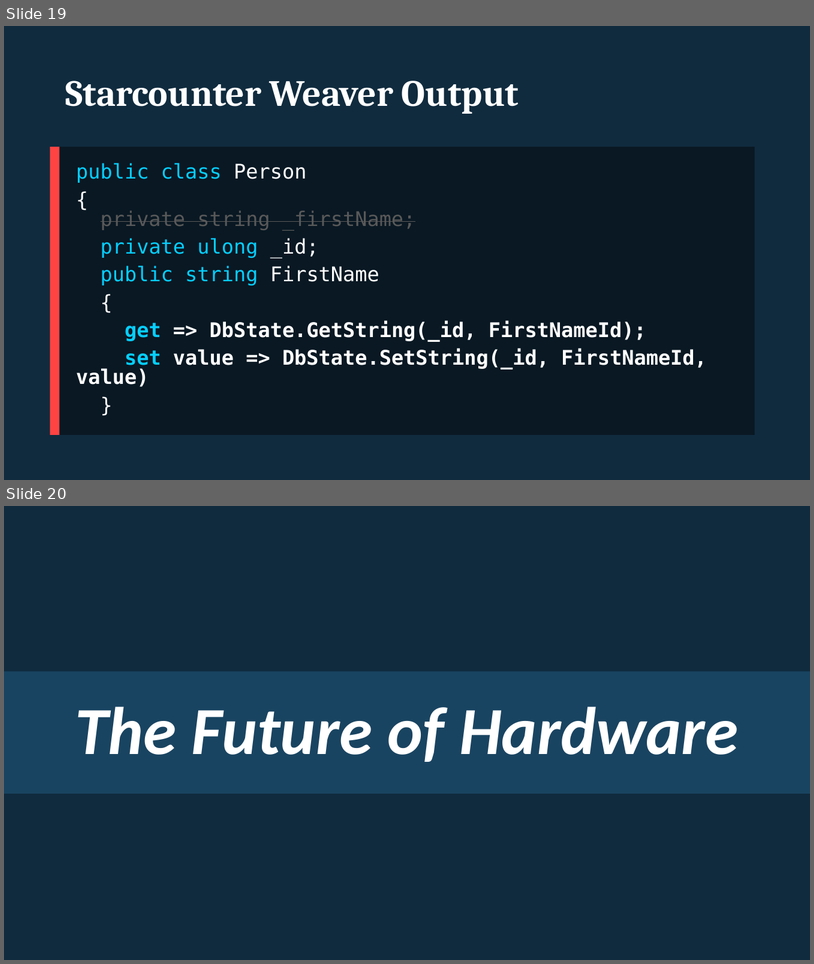
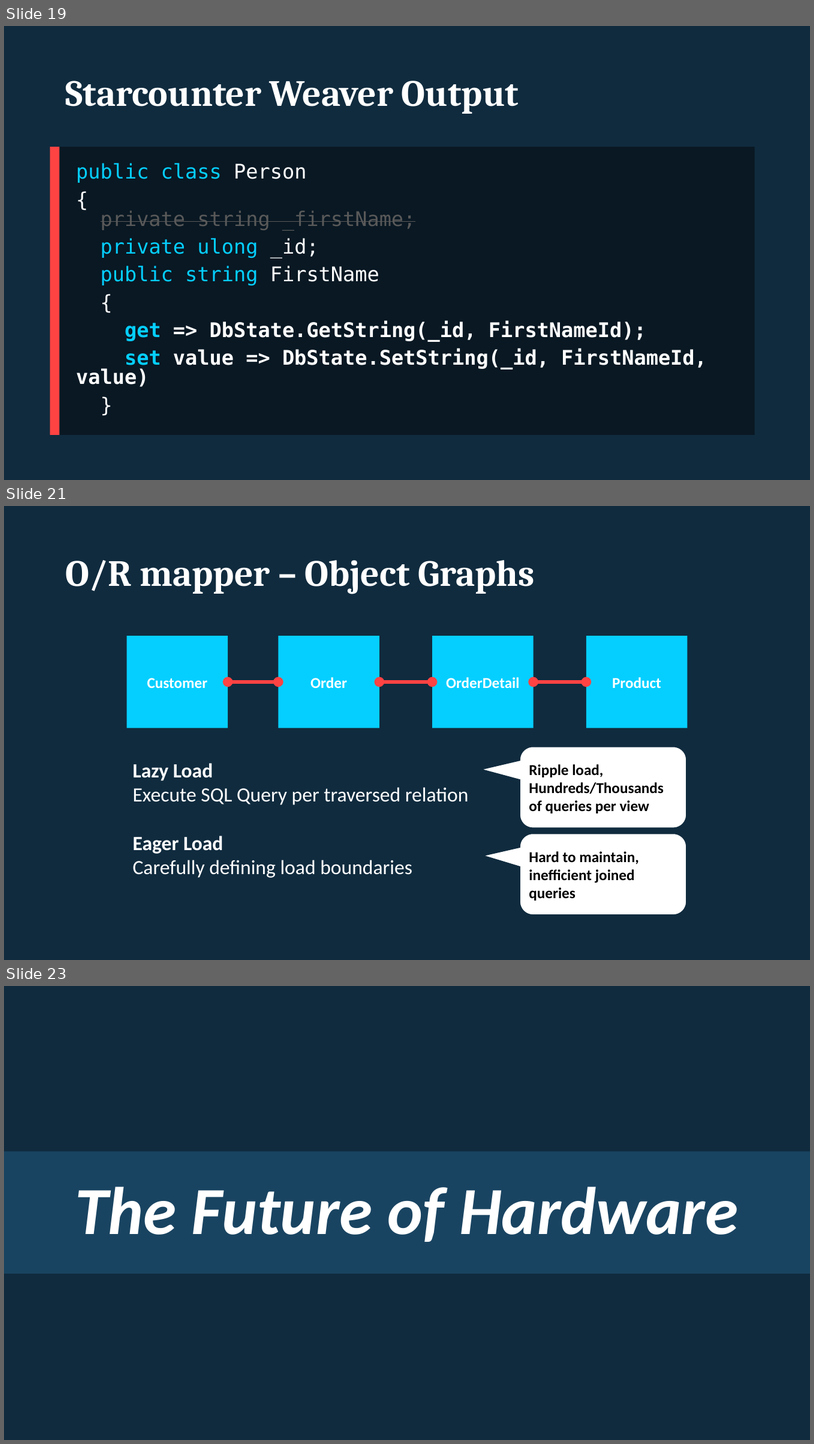
Before and after one commit to rogeralsing/Presentations, a slide deck: Starcounter/usa.pptx. Shown one above the other, each under a label of ours: slides 19 and 20 before the commit, slides 19, 21 and 23 after it; the slides between them are not shown. The pictures are 814x964 and 814x1444 pixels, drawn with LibreOffice and Linux fonts; fonts in the diff are those of the drawing. Boxes give left, top, right and bottom in pixels: in the first picture for what was removed or moved away, otherwise in the second. Text is boxed around its words. In the diff, an @@ line names an element or a change of style, - is before the commit and + after.

```diff
--- a/Starcounter/usa.pptx
+++ b/Starcounter/usa.pptx
@@ slide 21 added at bbox=[4, 506, 810, 960], background #102B3E @@
@@ title added at bbox=[65, 560, 535, 594], 44 pt, text #FFFFFF, bold @@
+O/R mapper – Object Graphs
@@ group added at bbox=[127, 636, 687, 728]: 4 rectangles, 3 double arrows @@
+Order
+OrderDetail
+Product
+Customer
@@ rounded speech box added at bbox=[519, 745, 687, 828], fill #FFFFFF, outline #102B3E 3 pt, 18 pt, text #000000, bold @@
+Ripple load,
+Hundreds/Thousands of queries per view
@@ text added at bbox=[133, 763, 469, 877], 24 pt, text #FFFFFF @@
+Lazy Load
+Execute SQL Query per traversed relation
+Eager Load
+Carefully defining load boundaries
@@ rounded speech box added at bbox=[519, 832, 687, 916], fill #FFFFFF, outline #102B3E 3 pt, 18 pt, text #000000, bold @@
+Hard to maintain, inefficient joined queries
@@ what was slide 20 is now slide 23 @@
```
Also in this commit, not shown: 1 slide changed, 2 other slides added.
